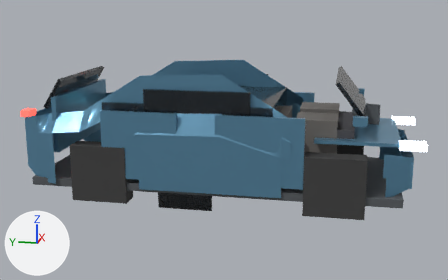
Renders of the glTF model assets/models/processed/compact_crossover.glb from each side of a commit.
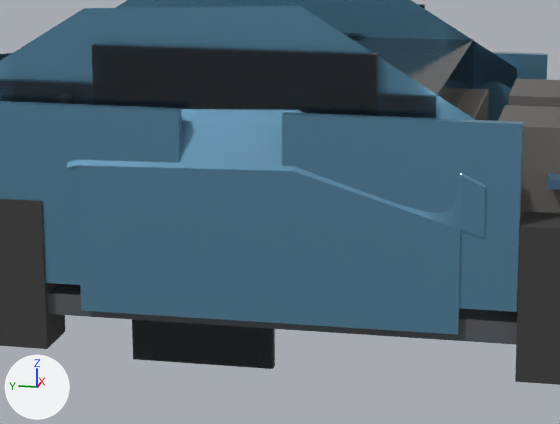
Old and new are each drawn whole from a 50 mm lens placed at (-7.89, -1.6, 2.61), pointed at (0.0, -0.03, 0.64) and again close up on the part from 24% to 71% of the width and 26% to 83% of the height. The lights are fixed; the arrows at lower left show +X, +Y and +Z. The first two pictures are the older version. Where no turn or scale is listed for an object, it has been applied to the vertices.

Objects in the first close-up: 'body_mesh', 'cab_mesh', 'door_fl_mesh', 'door_fr_mesh', 'door_rr_mesh', 'seat_l', 'seat_r', 'tire_fr', 'tire_rr', 'trim_mesh', 'window_fixed_r', 'window_fl_mesh', 'window_fr_mesh', 'window_rr_mesh' and 2 more.
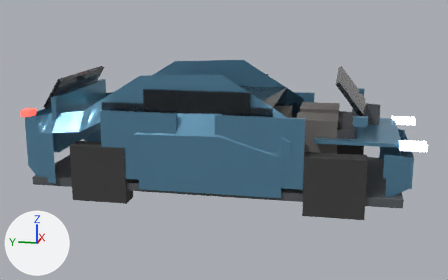
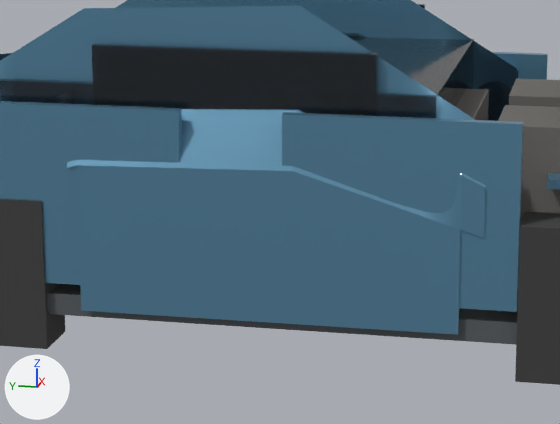
Boxes (x1, y1, x2, y2) around the edits, measured in the close-ups (560 x 424 px):
'window_fl_mesh', moved
    before: (132, 320, 274, 369)
    after: (478, 71, 518, 121)
'window_rr_mesh', moved (not visible afterwards)
    before: (273, 330, 275, 366)
'window_fr_mesh', moved (not visible afterwards)
    before: (273, 329, 275, 364)

The change in detail:
Object 'window_fl_mesh' (ob_window_fl_mesh) moves from (-0.92, 1.675, -1.36) to (-0.01, 0.525, -0.22).
Object 'window_fr_mesh' (ob_window_fr_mesh) moves from (0.92, 1.675, -1.36) to (0.01, 0.525, -0.22).
Object 'window_rl_mesh' (ob_window_rl_mesh) moves from (-0.92, 0.105, -1.36) to (-0.01, 0.475, -0.22).
Object 'window_rr_mesh' (ob_window_rr_mesh) moves from (0.92, 0.105, -1.36) to (0.01, 0.475, -0.22).
